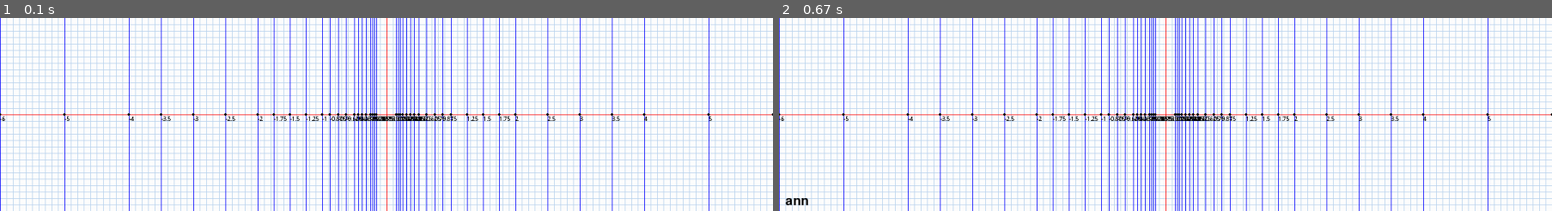
Above: before the commit, frames 1-2 (left to right).
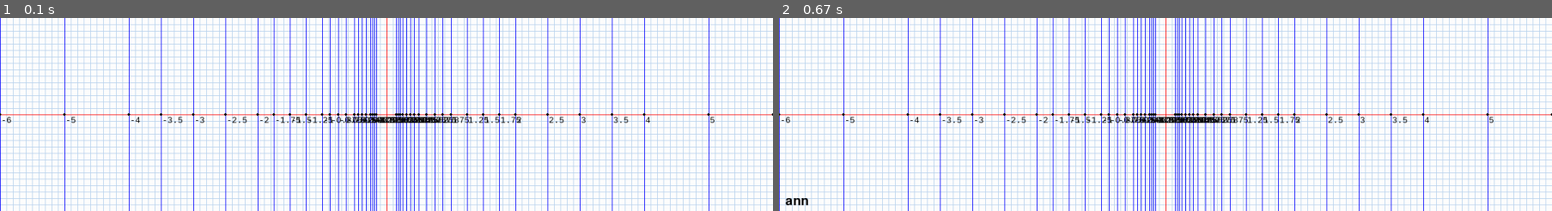
Above: after the commit, the same moments.

Repository: ratkey/six-bit-graficator
Game: pygame game, started from main.py
Same seed, same stepped clock (60 frames per second), same inputs: the game is played once before the commit and once after it.
Inputs:
- Up to frame 1 (0.1 s): no input
- Up to frame 2 (0.67 s): type "ann" at 0.33 s

The runs differ from the first frame. In frame 1, 1.2% of the frame differs, in the area x 0-93%, y 50-55%; in frame 2, 1.2%.

Commit message:
screensot añadida al README.md

Diff:
--- a/main.py
+++ b/main.py
@@ -33,7 +33,7 @@
 text_font_size = 30
 zoom = 100
 
-myfont = pygame.font.SysFont('Comic Sans MS', 10)
+myfont = pygame.font.SysFont('Consolas', 15)
 
 
 # Crea el TextInput-object
@@ -47,14 +47,14 @@
 def draw_num_text():
     global numeros
     for n in numeros:
-        posx = ajustar_punto_en_x(n)
+        posx = ajustar_punto_en_x(n) + 2
         texto = str(n[1])
-        textsurface = myfont.render(texto, False, (0, 0, 0))
-        screen.blit(textsurface,(posx, ORIGEN[1]))
+        textsurface = myfont.render(texto, True, BLACK, None)
+        screen.blit(textsurface,(posx, ORIGEN[1] + 2))
 
 # Display properties
 screen = pygame.display.set_mode((WIDTH, HEIGHT))
-pygame.display.set_caption('six bite graficator by: CotherArt')
+pygame.display.set_caption('six bit graficator by: CotherArt')
 clock = pygame.time.Clock()
 
 def position_conversor(punto):
Not shown, changed: README.md
Binary file added: screenshots/zoom2.png
Not shown, changed: .gitignore
